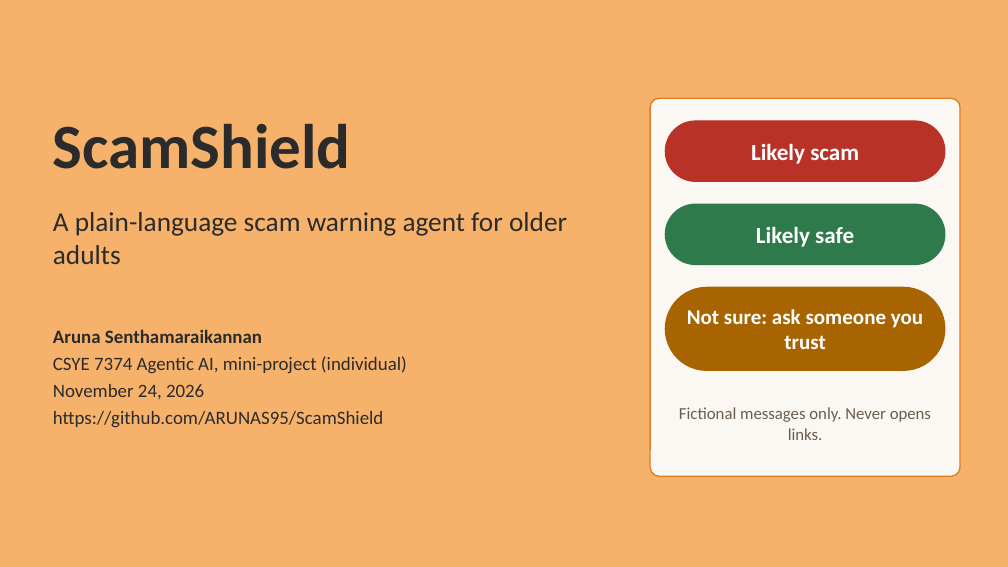
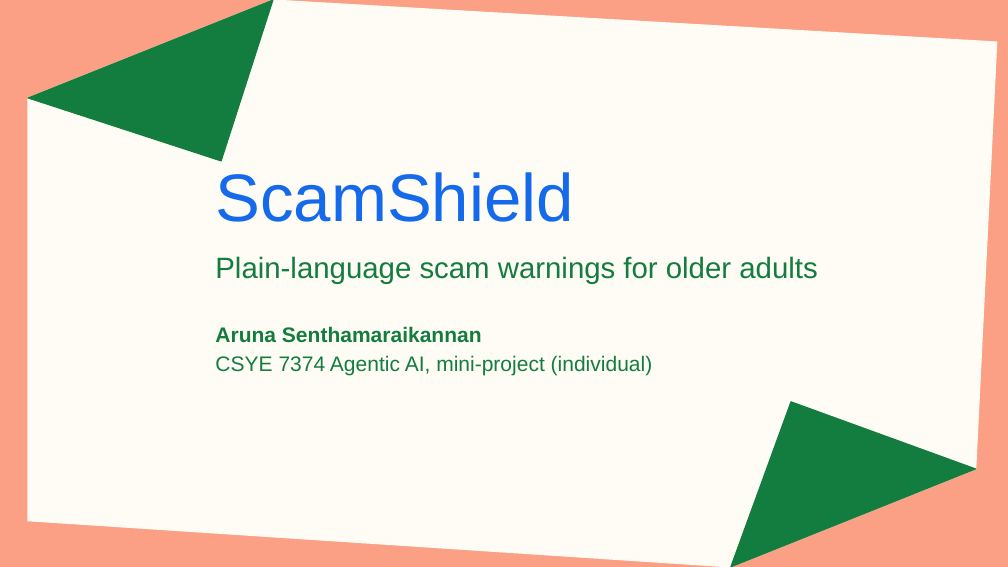
Before and after one commit to ARUNAS95/ScamShield, a slide deck: slide 1 of docs/ScamShield_Presentation.pptx. Drawn at 1008x567 pixels with LibreOffice and Linux fonts; fonts in the diff are those of the drawing. Boxes give left, top, right and bottom in pixels: in the first picture for what was removed or moved away, otherwise in the second. Text is boxed around its words. In the diff, an @@ line names an element or a change of style, - is before the commit and + after.

Commit message:
Rebuild the presentation and project document

```diff
--- a/docs/ScamShield_Presentation.pptx
+++ b/docs/ScamShield_Presentation.pptx
@@ background #F6B26B to #FBA084 @@
@@ freeform shape added at bbox=[28, 0, 997, 567], fill #FFFCF5, outline #FFFCF5 1 pt @@
@@ freeform shape added at bbox=[28, 0, 273, 161], fill #137C3F, outline #137C3F 1 pt @@
@@ rounded rectangle removed at bbox=[650, 98, 960, 476] @@
@@ text "ScamShield": place and size @@
-text "ScamShield" at bbox=[53, 123, 351, 169]
+text "ScamShield" at bbox=[215, 172, 573, 222]
@@ text "ScamShield" at bbox=[215, 172, 573, 222]: size 60 to 64 pt, font Calibri to Arial, text colour #2B2B2B to #146AEB, bold off; vertical alignment top to middle @@
@@ rounded rectangle removed at bbox=[665, 121, 945, 181] @@
@@ text removed at bbox=[751, 143, 859, 164] @@
-Likely scam
@@ rounded rectangle removed at bbox=[665, 204, 945, 265] @@
@@ text removed at bbox=[756, 226, 854, 247] @@
-Likely safe
@@ text at bbox=[215, 256, 817, 284]: text changed; size 26 to 28 pt; font Calibri to Arial; text colour #2B2B2B to #137C3F @@
-A plain-language scam warning agent for older adults
+Plain-language scam warnings for older adults
@@ text "Plain-language scam warnings for older ..." at bbox=[215, 256, 817, 284]: vertical alignment top to middle @@
@@ rounded rectangle removed at bbox=[665, 287, 945, 371] @@
@@ text "Aruna Senthamaraikannan": place and size @@
-text "Aruna Senthamaraikannan" at bbox=[53, 329, 407, 428]
+text "Aruna Senthamaraikannan" at bbox=[215, 326, 653, 376]
@@ text "Aruna Senthamaraikannan" at bbox=[215, 326, 653, 376]: size 18 to 20 pt, font Calibri to Arial, text colour #2B2B2B to #137C3F @@
@@ text removed at bbox=[687, 309, 923, 349] @@
-Not sure: ask someone you trust
@@ text at bbox=[53, 384, 384, 428]: paragraphs removed @@
-November 24, 2026
-https://github.com/ARUNAS95/ScamShield
@@ text removed at bbox=[679, 407, 931, 440] @@
-Fictional messages only. Never opens links.
@@ freeform shape added at bbox=[731, 402, 976, 567], fill #137C3F, outline #137C3F 1 pt @@
```
Also in this commit, not shown: 6 other slides changed, 4 slides added, 7 slides removed, 1 other file.
